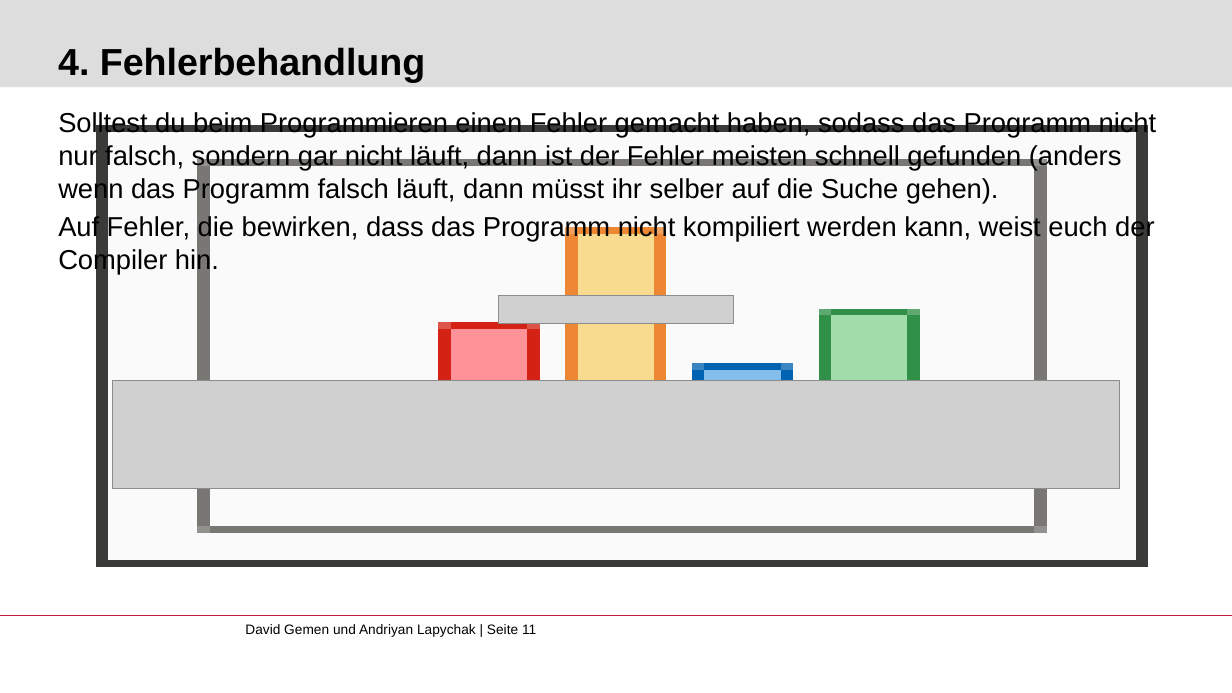
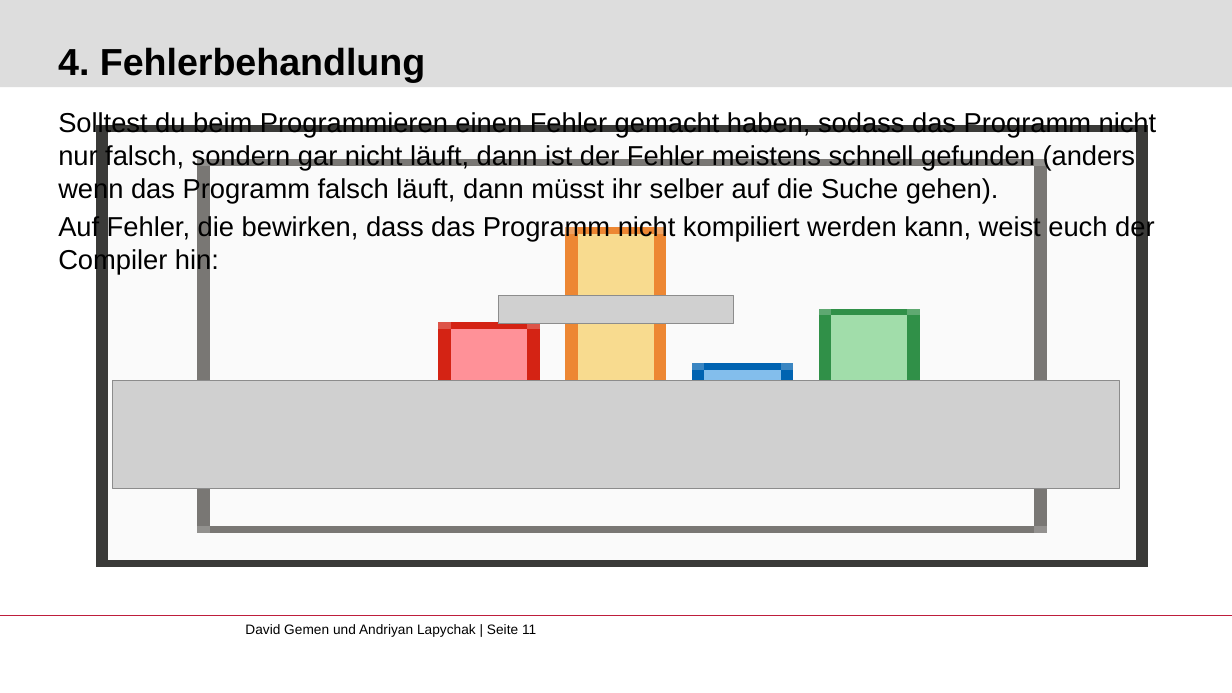
Before and after one commit to gemdav/Programmieren-1-Tutorium, a slide deck: slide 11 of slides/01_first_steps_with_java.pptx. Drawn at 1232x693 pixels with LibreOffice and Linux fonts; fonts in the diff are those of the drawing; grey boxes stand for pictures; background and template pictures are left out. Boxes give left, top, right and bottom in pixels: in the first picture for what was removed or moved away, otherwise in the second. Text is boxed around its words. In the diff, an @@ line names an element or a change of style, - is before the commit and + after.

```diff
--- a/slides/01_first_steps_with_java.pptx
+++ b/slides/01_first_steps_with_java.pptx
@@ text at [58,112,1157,275]: text changed @@
-Solltest du beim Programmieren einen Fehler gemacht haben, sodass das Programm nicht nur falsch, sondern gar nicht läuft, dann ist der Fehler meisten schnell gefunden (anders wenn das Programm falsch läuft, dann müsst ihr selber auf die Suche gehen).
-Auf Fehler, die bewirken, dass das Programm nicht kompiliert werden kann, weist euch der Compiler hin.
+Solltest du beim Programmieren einen Fehler gemacht haben, sodass das Programm nicht nur falsch, sondern gar nicht läuft, dann ist der Fehler meistens schnell gefunden (anders wenn das Programm falsch läuft, dann müsst ihr selber auf die Suche gehen).
+Auf Fehler, die bewirken, dass das Programm nicht kompiliert werden kann, weist euch der Compiler hin:
```
Also in this commit, not shown: 3 other slides changed, 55 other files.
